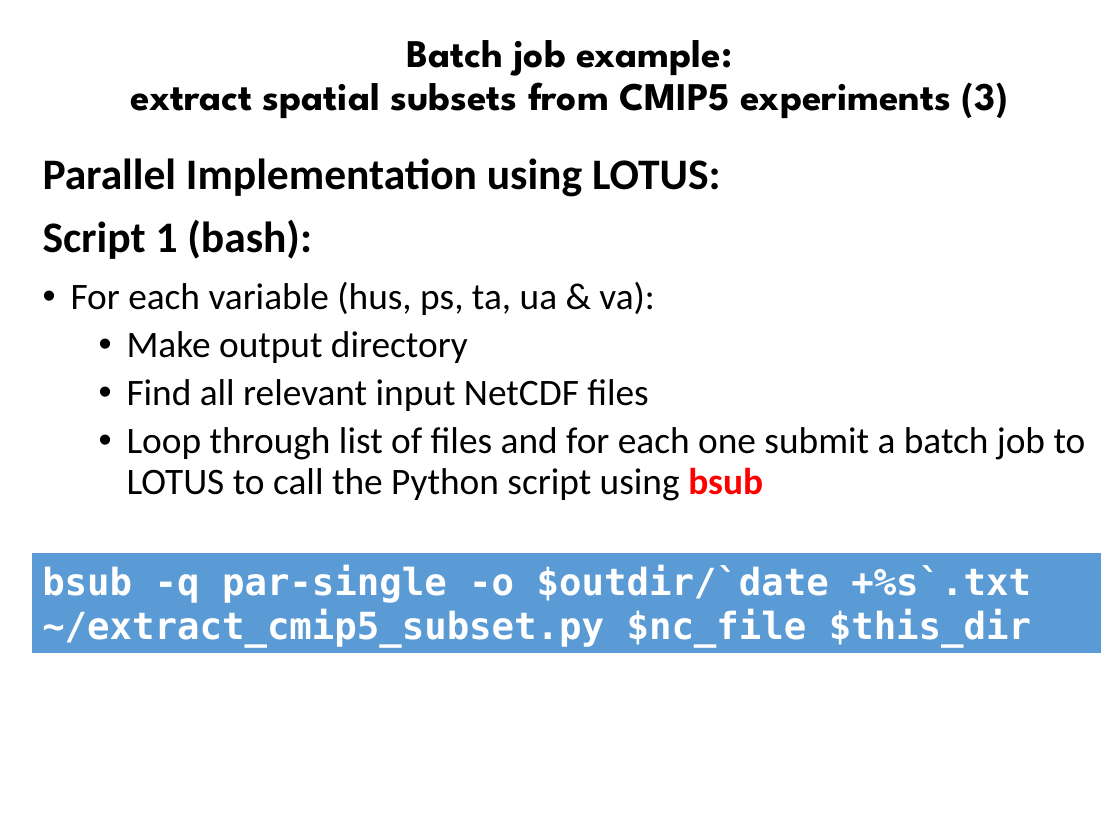
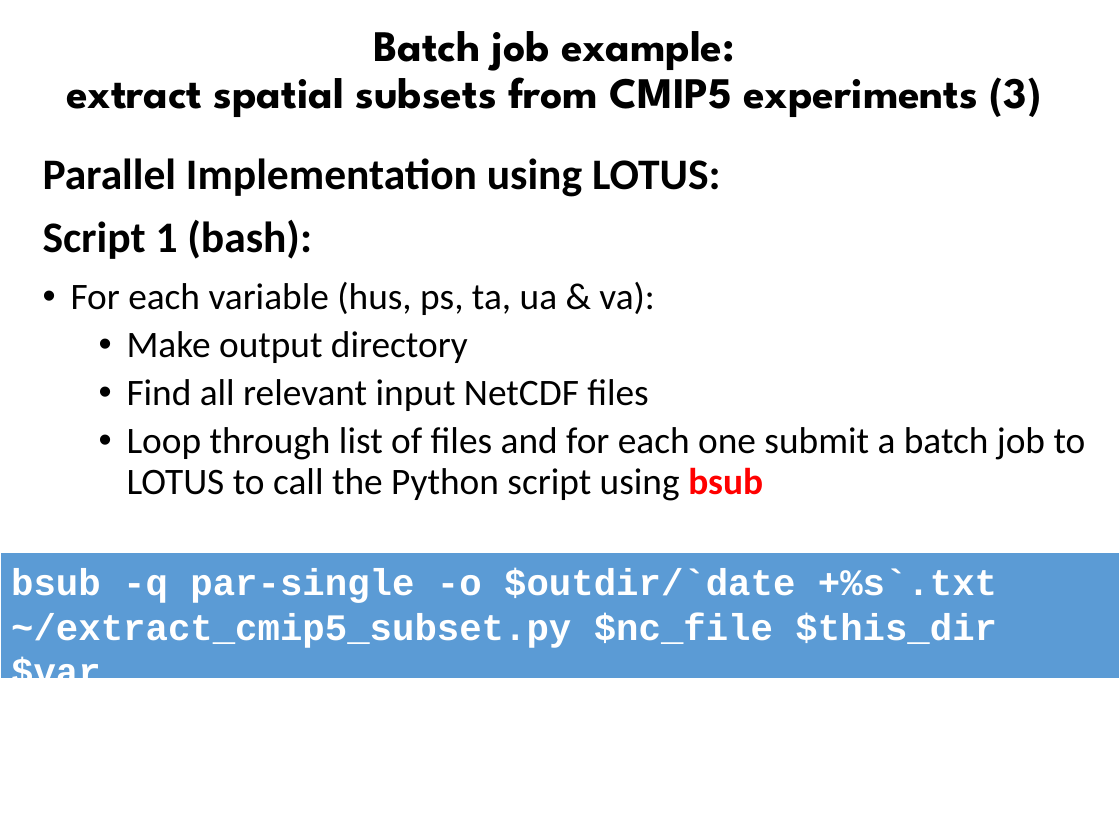
Before and after one commit to ncasuk/ncas-isc, a slide deck: slide 24 of overview_presentations/Parallel_Processing_Large_Data.pptx (slide 19 before the commit). Drawn at 1120x840 pixels with LibreOffice and Linux fonts; fonts in the diff are those of the drawing; background and template pictures are left out. Boxes give left, top, right and bottom in pixels: in the first picture for what was removed or moved away, otherwise in the second. Text is boxed around its words. In the diff, an @@ line names an element or a change of style, - is before the commit and + after.

```diff
--- a/overview_presentations/Parallel_Processing_Large_Data.pptx
+++ b/overview_presentations/Parallel_Processing_Large_Data.pptx
@@ title "Batch job example: extract spatial ...": place and size @@
-title "Batch job example: extract spatial ..." at <box>130,40,1009,118</box>
+title "Batch job example: extract spatial ..." at <box>67,31,1042,117</box>
@@ title "Batch job example: extract spatial ..." at <box>67,31,1042,117</box>: size 25.2 to 28 pt @@
@@ rectangle "bsub -q par-single -o $outdir/`date ...": place and size @@
-rectangle "bsub -q par-single -o $outdir/`date ..." at <box>31,552,1103,654</box>
+rectangle "bsub -q par-single -o $outdir/`date ..." at <box>0,552,1120,679</box>
@@ rectangle "bsub -q par-single -o $outdir/`date ..." at <box>0,552,1120,679</box>: font DejaVu Sans Mono to Courier New @@
```
Also in this commit, not shown: 20 other slides changed, 8 slides added, 4 slides removed, 4 other files.
